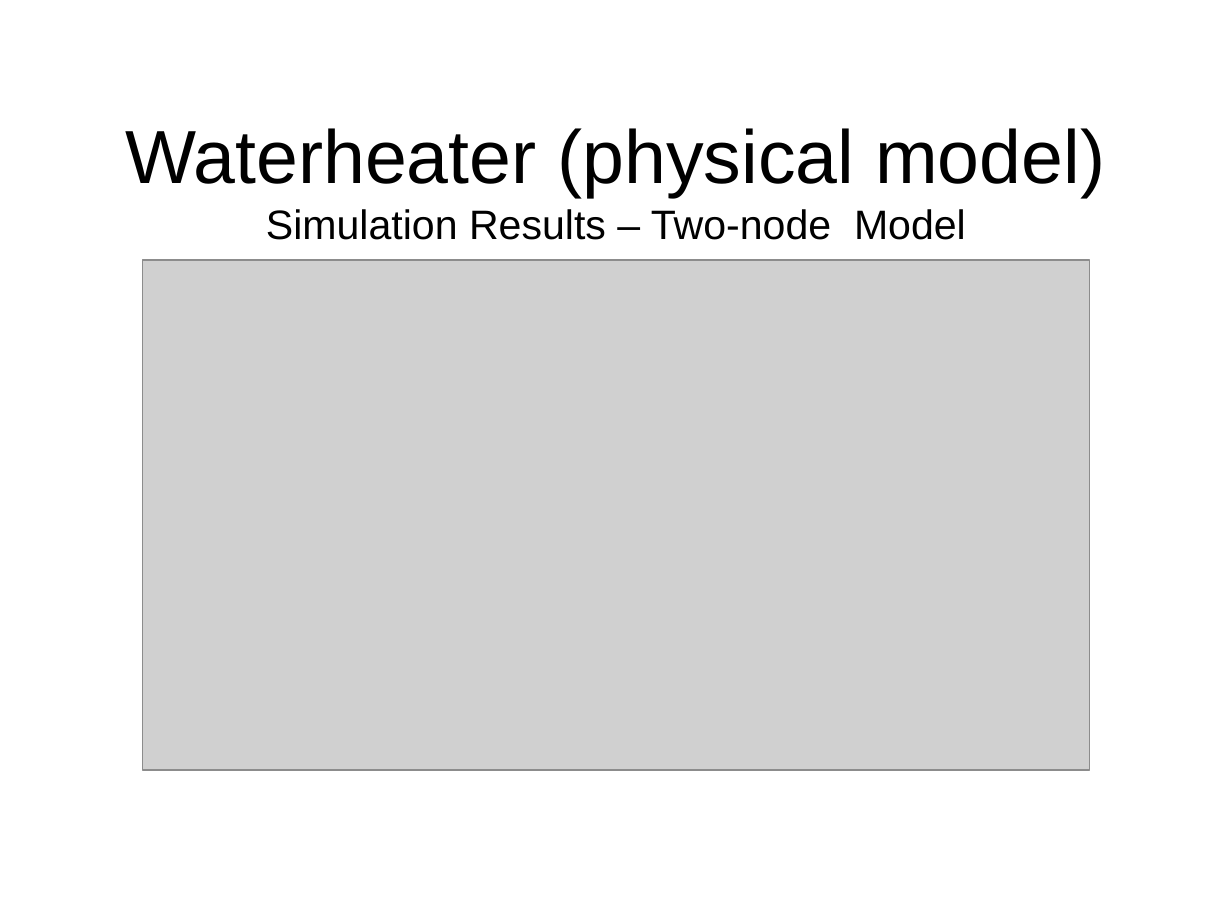
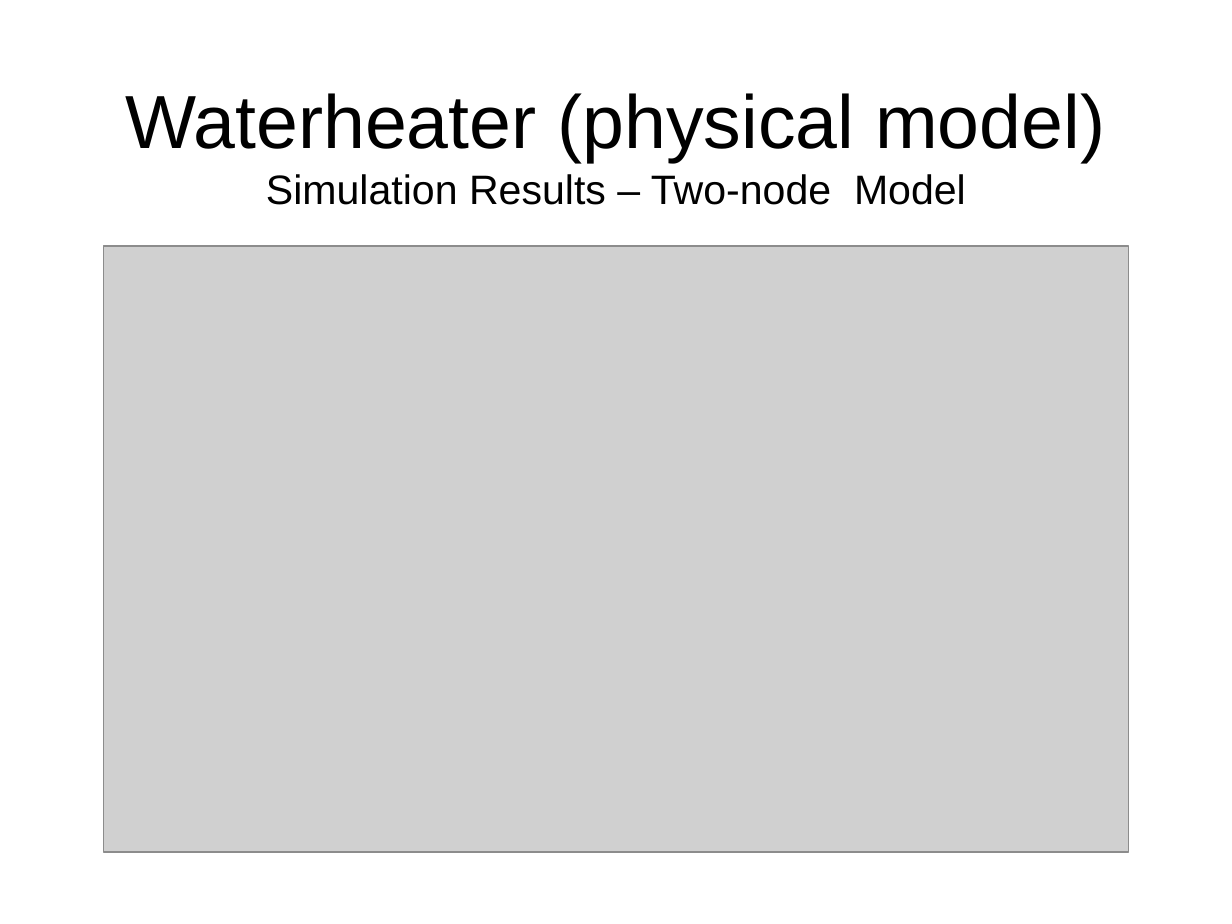
Before and after one commit to gridlab-d/course, a slide deck: slide 24 of ThreeDayCourse_v22/Day2/3.2 - Residential.ppt. Drawn at 1232x924 pixels with LibreOffice and Linux fonts; fonts in the diff are those of the drawing; grey boxes stand for pictures; background and template pictures are left out. Boxes give left, top, right and bottom in pixels: in the first picture for what was removed or moved away, otherwise in the second. Text is boxed around its words. In the diff, an @@ line names an element or a change of style, - is before the commit and + after.

Commit message:
Modified the water heater output plot

```diff
--- a/ThreeDayCourse_v22/Day2/3.2 - Residential.ppt
+++ b/ThreeDayCourse_v22/Day2/3.2 - Residential.ppt
@@ title "Waterheater (physical model) Simulation Results ...": place and size @@
-title "Waterheater (physical model) Simulation Results ..." at (125, 128, 1105, 240)
+title "Waterheater (physical model) Simulation Results ..." at (125, 93, 1105, 205)
@@ picture: place and size @@
-picture at (143, 260, 1090, 770)
+picture at (103, 246, 1129, 853)
```
Also in this commit, not shown: 1 other slide changed.
